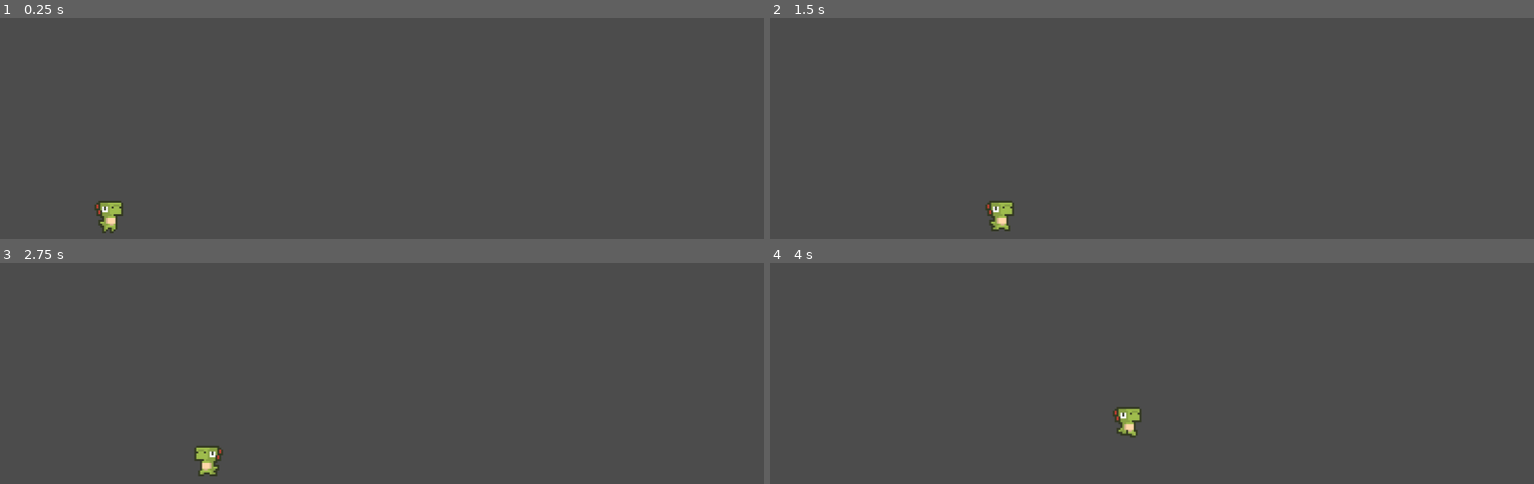
Above: before the commit, frames 1-4 (two rows, left to right).
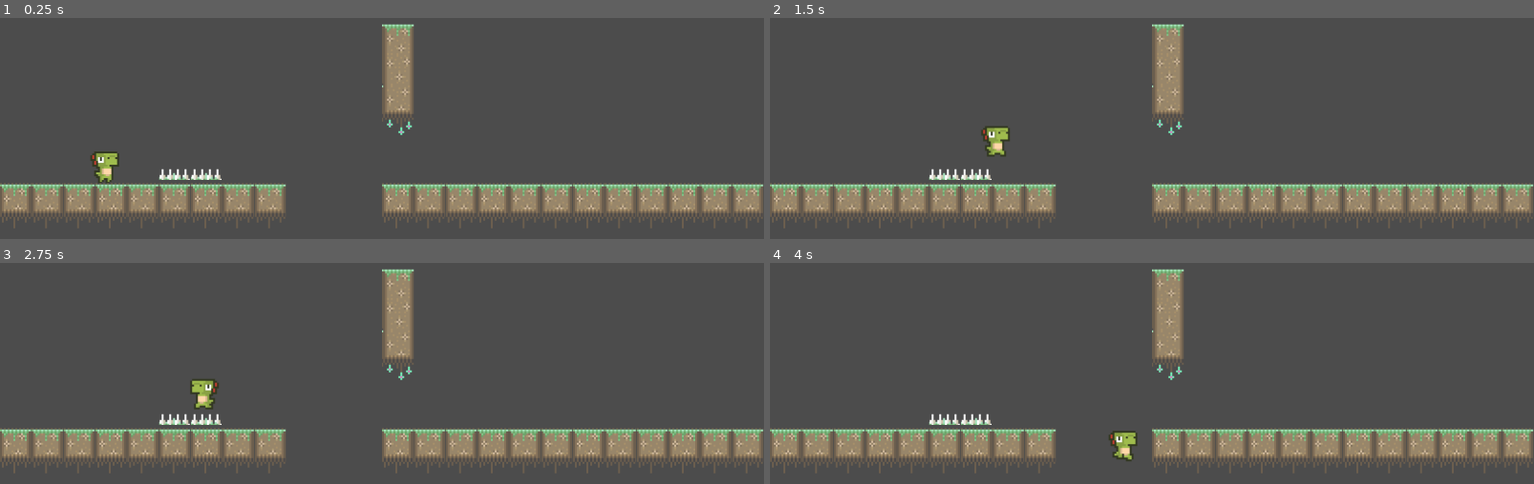
Above: after the commit, the same moments.

Repository: Russdaddy/Dinos
Game: Godot game, scene res://Main.tscn
The game is run twice, just before and just after one commit, with the same random seed, the same clock (stepped at 60 frames per second) and the same inputs.
Inputs:
- Up to frame 1 (0.25 s): no input
- Up to frame 2 (1.5 s): hold Right (ui_right) from 0.53 s (still down); tap Space (jump) at 0.6, 0.77, 1.07, 1.35 s
- Up to frame 3 (2.75 s): tap Space (jump) at 1.52, 1.82, 2.1 s; release Right (ui_right) at 2.03 s; hold Left (ui_left) from 2.03 s (still down)
- Up to frame 4 (4 s): release Left (ui_left) at 2.78 s; hold Right (ui_right) from 2.78 s (still down); tap Space (jump) at 2.85, 3.02, 3.32, 3.6, 3.77 s

The runs differ from the first frame. In frame 1, 15% of the frame differs, in the area x 0-100%, y 2-98%; in frame 2, 15%; in frame 3, 15%; in frame 4, 15%, in the area x 0-100%, y 2-95%.

Commit message:
tiling system start

Diff:
--- a/Main.tscn
+++ b/Main.tscn
@@ -1,9 +1,10 @@
-[gd_scene load_steps=17 format=2]
+[gd_scene load_steps=21 format=2]
 
 [ext_resource path="res://sprites/dino_green_walk.png" type="Texture" id=1]
 [ext_resource path="res://sprites/dino_green_idle.png" type="Texture" id=2]
 [ext_resource path="res://Player.gd" type="Script" id=3]
 [ext_resource path="res://PlayerBody.gd" type="Script" id=4]
+[ext_resource path="res://sprites/environment/mountain_tiles.png" type="Texture" id=5]
 
 [sub_resource type="RectangleShape2D" id=1]
 extents = Vector2( 19.8657, 25.7517 )
@@ -66,19 +67,90 @@
 "speed": 10.0
 } ]
 
-[sub_resource type="RectangleShape2D" id=12]
-extents = Vector2( 591.686, 10 )
+[sub_resource type="ConvexPolygonShape2D" id=14]
+points = PoolVector2Array( 49.3171, 77.1358, 0.127304, 77.1358, 0.127304, 1.90436, 49.3171, 1.90436 )
+
+[sub_resource type="ConvexPolygonShape2D" id=15]
+points = PoolVector2Array( 49.5501, 146.313, -0.604202, 146.313, -0.604202, -0.291626, 49.5501, -0.291626 )
+
+[sub_resource type="ConvexPolygonShape2D" id=16]
+points = PoolVector2Array( 48.2048, 44.5646, -0.401886, 44.5646, -0.401886, 26.6568, 48.2048, 26.6568 )
+
+[sub_resource type="TileSet" id=13]
+0/name = "mountain_tiles.png 0"
+0/texture = ExtResource( 5 )
+0/tex_offset = Vector2( 0, 0 )
+0/modulate = Color( 1, 1, 1, 1 )
+0/region = Rect2( 0, 190, 49, 77 )
+0/tile_mode = 0
+0/occluder_offset = Vector2( 0, 0 )
+0/navigation_offset = Vector2( 0, 0 )
+0/shape_offset = Vector2( 0, 0 )
+0/shape_transform = Transform2D( 1, 0, 0, 1, 0, 0 )
+0/shape = SubResource( 14 )
+0/shape_one_way = false
+0/shape_one_way_margin = 1.0
+0/shapes = [ {
+"autotile_coord": Vector2( 0, 0 ),
+"one_way": false,
+"one_way_margin": 1.0,
+"shape": SubResource( 14 ),
+"shape_transform": Transform2D( 1, 0, 0, 1, 0, 0 )
+} ]
+0/z_index = 0
+1/name = "mountain_tiles.png 1"
+1/texture = ExtResource( 5 )
+1/tex_offset = Vector2( 0, 0 )
+1/modulate = Color( 1, 1, 1, 1 )
+1/region = Rect2( 238, 96, 50, 180 )
+1/tile_mode = 0
+1/occluder_offset = Vector2( 0, 0 )
+1/navigation_offset = Vector2( 0, 0 )
+1/shape_offset = Vector2( 0, 0 )
+1/shape_transform = Transform2D( 1, 0, 0, 1, 0, 0 )
+1/shape = SubResource( 15 )
+1/shape_one_way = false
+1/shape_one_way_margin = 1.0
+1/shapes = [ {
+"autotile_coord": Vector2( 0, 0 ),
+"one_way": false,
+"one_way_margin": 1.0,
+"shape": SubResource( 15 ),
+"shape_transform": Transform2D( 1, 0, 0, 1, 0, 0 )
+} ]
+1/z_index = 0
+2/name = "mountain_tiles.png 2"
+2/texture = ExtResource( 5 )
+2/tex_offset = Vector2( 0, 0 )
+2/modulate = Color( 1, 1, 1, 1 )
+2/region = Rect2( 386, 98, 48, 45 )
+2/tile_mode = 0
+2/occluder_offset = Vector2( 0, 0 )
+2/navigation_offset = Vector2( 0, 0 )
+2/shape_offset = Vector2( 0, 0 )
+2/shape_transform = Transform2D( 1, 0, 0, 1, 0, 0 )
+2/shape = SubResource( 16 )
+2/shape_one_way = false
+2/shape_one_way_margin = 1.0
+2/shapes = [ {
+"autotile_coord": Vector2( 0, 0 ),
+"one_way": false,
+"one_way_margin": 1.0,
+"shape": SubResource( 16 ),
+"shape_transform": Transform2D( 1, 0, 0, 1, 0, 0 )
+} ]
+2/z_index = 0
 
 [node name="Node2D" type="Node2D"]
 
 [node name="KinematicBody2D" type="KinematicBody2D" parent="."]
 script = ExtResource( 4 )
 move_speed = 200
-jump_force = 400
+jump_force = 450
 slope_slide_threshold = 20.0
 
 [node name="CollisionShape2D" type="CollisionShape2D" parent="KinematicBody2D"]
-position = Vector2( 171.553, 543.902 )
+position = Vector2( 165.012, 461.252 )
 shape = SubResource( 1 )
 
 [node name="Player" type="AnimatedSprite" parent="KinematicBody2D/CollisionShape2D"]
@@ -89,15 +161,8 @@
 offset = Vector2( 36, 36 )
 script = ExtResource( 3 )
 
-[node name="StaticBody2D" type="StaticBody2D" parent="."]
-
-[node name="CollisionShape2D" type="CollisionShape2D" parent="StaticBody2D"]
-position = Vector2( 592.163, 589.643 )
-shape = SubResource( 12 )
-
-[node name="StaticBody2D2" type="StaticBody2D" parent="."]
-
-[node name="CollisionShape2D" type="CollisionShape2D" parent="StaticBody2D2"]
-position = Vector2( 696.737, 534.206 )
-rotation = -0.380482
-shape = SubResource( 12 )
+[node name="TileMap" type="TileMap" parent="."]
+tile_set = SubResource( 13 )
+cell_size = Vector2( 50, 50 )
+format = 1
+tile_data = PoolIntArray( 327692, 1, 0, 589829, 2, 0, 589830, 2, 0, 655360, 0, 0, 655361, 0, 0, 655362, 0, 0, 655363, 0, 0, 655364, 0, 0, 655365, 0, 0, 655366, 0, 0, 655367, 0, 0, 655368, 0, 0, 655372, 0, 0, 655373, 0, 0, 655374, 0, 0, 655375, 0, 0, 655376, 0, 0, 655377, 0, 0, 655378, 0, 0, 655379, 0, 0, 655380, 0, 0, 655381, 0, 0, 655382, 0, 0, 655383, 0, 0 )
Binary file added: sprites/environment/mountain_tiles.png
Not shown, added: sprites/environment/mountain_tiles.png.import
Binary file added: sprites/environment/sbs_block.png
Not shown, added: sprites/environment/sbs_block.png.import
Not shown, added: sprites/sbs_block.psd
